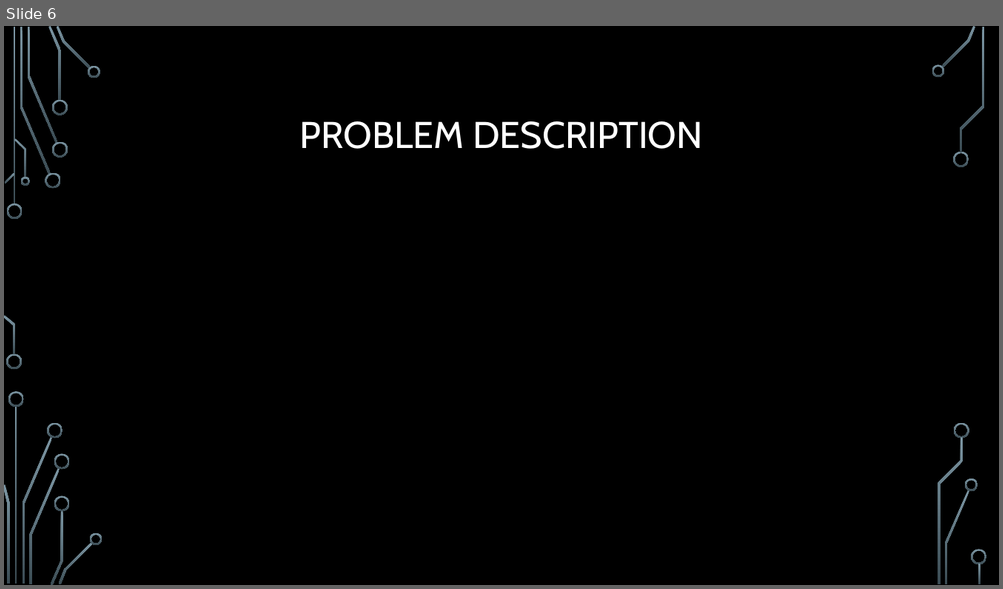
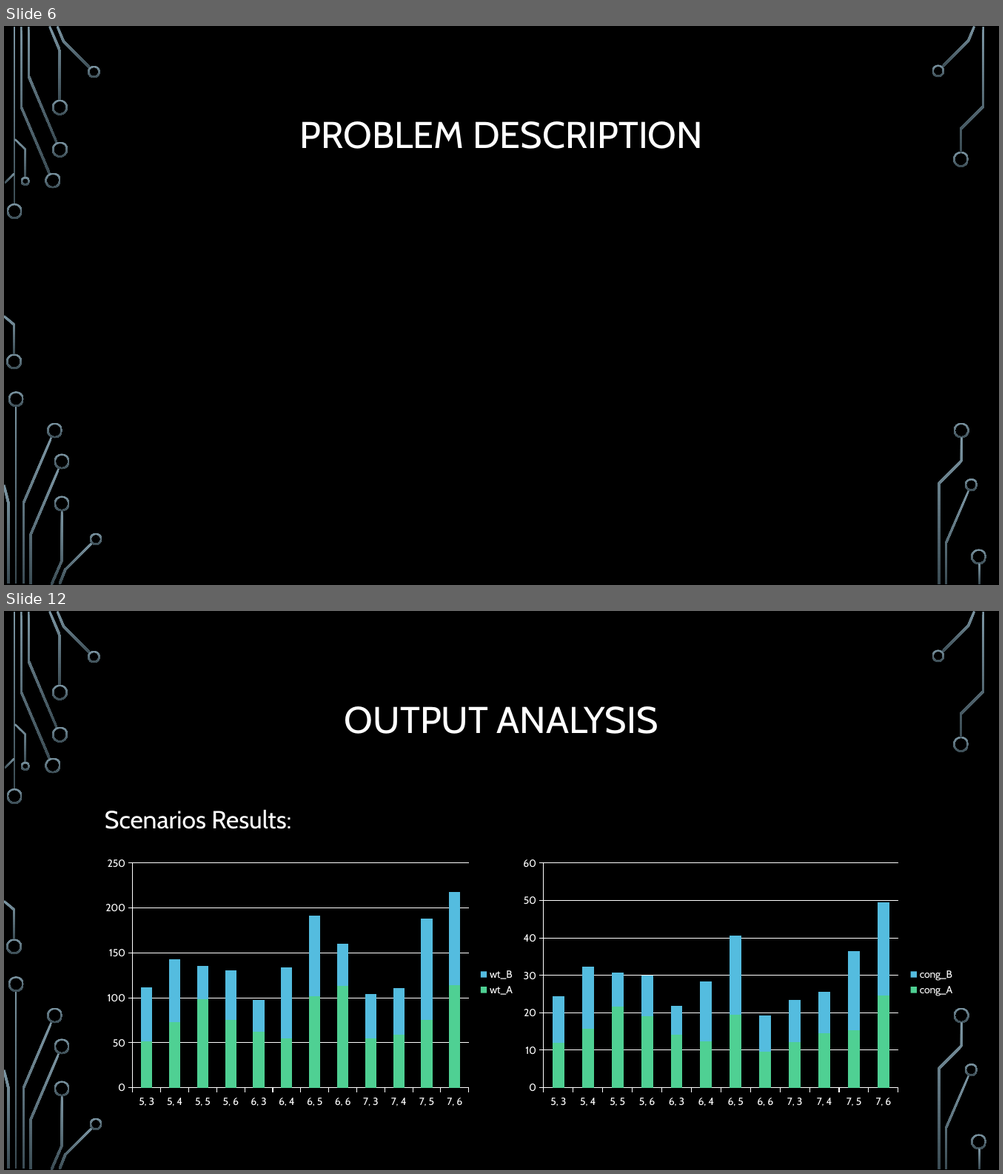
Before and after one commit to omelkonian/PySimu, a slide deck: presentation/Simulation assignment.pptx. Shown one above the other, each under a label of ours: slide 6 before the commit, slides 6 and 12 after it; the slides between them are not shown. The pictures are 1003x589 and 1003x1174 pixels, drawn with LibreOffice and Linux fonts; fonts in the diff are those of the drawing; grey boxes stand for pictures; background and template pictures are left out. Boxes give left, top, right and bottom in pixels: in the first picture for what was removed or moved away, otherwise in the second. Text is boxed around its words. In the diff, an @@ line names an element or a change of style, - is before the commit and + after.

Commit message:
output+ validation

```diff
--- a/presentation/Simulation assignment.pptx
+++ b/presentation/Simulation assignment.pptx
@@ slide 12 added at (x1=4, y1=611, x2=999, y2=1170), background picture (left out); not listed: 36 template elements that a slide beside it also shows @@
@@ title added at (x1=344, y1=706, x2=658, y2=734), 36 pt, text #FFFFFF @@
+OUTPUT ANALYSIS
@@ text added at (x1=105, y1=809, x2=291, y2=829), 24 pt, text #FFFFFF @@
+Scenarios Results:
@@ column stacked chart added at (x1=97, y1=852, x2=522, y2=1113) @@
+categories: 5, 3, 5, 4, 5, 5, 5, 6, 6, 3, 6, 4, 6, 5, 6, 6, 7, 3, 7, 4, 7, 5, 7, 6
+wt_A: 52, 73, 98, 75, 62, 55, 101, 113, 55, 59, 76, 114
+wt_B: 60, 69, 37, 56, 36, 79, 90, 48, 49, 52, 112, 104
@@ column stacked chart added at (x1=515, y1=852, x2=962, y2=1113) @@
+categories: 5, 3, 5, 4, 5, 5, 5, 6, 6, 3, 6, 4, 6, 5, 6, 6, 7, 3, 7, 4, 7, 5, 7, 6
+cong_A: 12, 16, 22, 19, 14, 12, 20, 10, 12, 15, 15, 25
+cong_B: 13, 17, 9, 11, 8, 16, 21, 10, 11, 11, 21, 25
```
Also in this commit, not shown: 2 slides changed, 7 other slides added, 1 slide removed.
